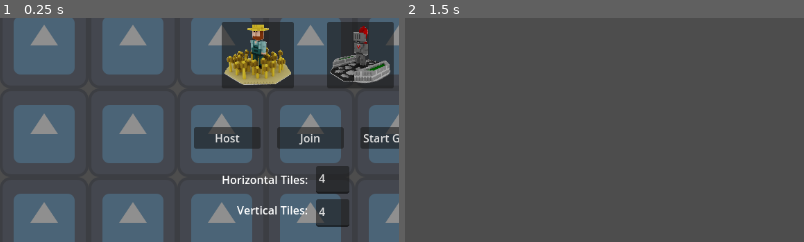
Above: before the commit, frames 1-2 (left to right).
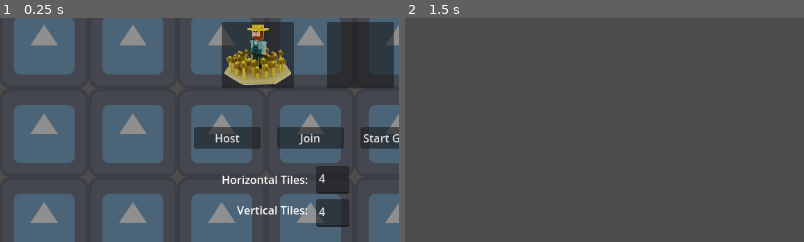
Above: after the commit, the same moments.

Repository: jaydlidd/Majestiq
Game: Godot game, scene res://Scenes/server_controller.tscn
Two runs of this game, one before a commit and one after it. Both use one fixed random seed, a clock stepped at 60 frames per second and the inputs below. The engine's default icon, where the game draws it, is replaced by a stand-in: a white triangle on a blue panel in a dark square.
Inputs (mouse positions are % of the whole screen's width and height, from its top left):
- Up to frame 1 (0.25 s): no input
- Up to frame 2 (1.5 s): click "Start Game" at 0.5 s; tap Enter at 1.25 s; move the mouse to (72, 45) at 1.27 s; hold D (move_right) from 1.28 s (still down); tap Mouse wheel down (mouse_scroll_down) at 1.35 s
The pictures show only the part of the screen within x 11-61%, y 24-74%; the shares and areas given below are measured in that part.

The runs differ from the first frame. In frame 1, 1.5% of the frame differs, in the area x 82-98%, y 3-30%; in frame 2, nothing differs.

Commit message:
16/2 :sparkles: Added visible inventory for player
+ Added player's inventory on main_game screen unique to each player

Diff:
--- a/Scenes/main_game.tscn
+++ b/Scenes/main_game.tscn
@@ -10,3 +10,19 @@
 
 [node name="DirectionalLight3D" type="DirectionalLight3D" parent="."]
 transform = Transform3D(1, 0, 0, 0, 1.19249e-08, 1, 0, -1, 1.19249e-08, 0, 0, 0)
+
+[node name="Inventory" type="ScrollContainer" parent="."]
+anchors_preset = 7
+anchor_left = 0.5
+anchor_top = 1.0
+anchor_right = 0.5
+anchor_bottom = 1.0
+offset_left = -214.0
+offset_top = -123.0
+offset_right = 186.0
+offset_bottom = -23.0
+grow_horizontal = 2
+grow_vertical = 0
+
+[node name="HBoxContainer" type="HBoxContainer" parent="Inventory"]
+layout_mode = 2
--- a/Scripts/piece_button.gd
+++ b/Scripts/piece_button.gd
@@ -1,6 +1,10 @@
 extends Button
 
+@export var button_icon:Texture2D
 var count:int = 0
 
 func _on_pressed():
 	count += 1
+
+func _ready():
+	icon = button_icon							# Set the button icon
--- a/Scripts/scene_manager.gd
+++ b/Scripts/scene_manager.gd
@@ -5,6 +5,12 @@
 # Preloaded map tiles
 var sand_tile:PackedScene = preload("res://Scenes/Map Tiles/sand_tile.tscn")
 var grass_tile:PackedScene = preload("res://Scenes/Map Tiles/grass_tile.tscn")
+
+# Preloaded pieces
+var knight_piece:PackedScene = preload("res://UI/Buttons/knight_button.tscn")
+var farmer_piece:PackedScene = preload("res://UI/Buttons/farmer_button.tscn")
+var piece_button:Node
+var count:int = 0
 
 # Called when the node enters the scene tree for the first time.
 func _ready():
@@ -16,6 +22,23 @@
 		print(str(GameManager.players[player].id) + str(GameManager.players[player].inventory))
 	# Generate the map tiles into the world
 	generate_map_tiles(GameManager.map_tiles, GameManager.horizontal_tiles, GameManager.vertical_tiles)
+	populate_inventory()
+
+func populate_inventory():
+	for player in GameManager.players:										# For each player in the game
+		if GameManager.players[player].id == multiplayer.get_unique_id():	# If the current player id matches the player dict
+			var pieces = GameManager.players[player].inventory
+			for current_piece in pieces:									# Create the buttons for each piece
+				match current_piece:
+					"knight":
+						piece_button = knight_piece.instantiate()	# Spawn the button
+						piece_button.name = current_piece		# Name the piece by the provided name in the inventory
+					"farmer":
+						piece_button = farmer_piece.instantiate()	# Spawn the button
+						piece_button.name = current_piece		# Name the piece by the provided name in the inventory
+				count += 1
+				piece_button.position = Vector2(8+(count*(100+8)),0)
+				get_node("Inventory/HBoxContainer").add_child(piece_button)
 
 # Design a map of tiles of a preset size with the available tiles
 func generate_map_tiles(map:Array, x:int, y:int):
--- a/UI/Buttons/farmer_button.tscn
+++ b/UI/Buttons/farmer_button.tscn
@@ -4,6 +4,7 @@
 [ext_resource type="Script" path="res://Scripts/piece_button.gd" id="2_ag0uc"]
 
 [node name="FarmerPiece" type="Button"]
+custom_minimum_size = Vector2(96, 96)
 anchors_preset = 8
 anchor_left = 0.5
 anchor_top = 0.5
@@ -11,14 +12,18 @@
 anchor_bottom = 0.5
 offset_left = -128.0
 offset_top = -128.0
-offset_right = 128.0
-offset_bottom = 128.0
+offset_right = -32.0
+offset_bottom = -32.0
 grow_horizontal = 2
 grow_vertical = 2
-size_flags_horizontal = 4
-size_flags_vertical = 4
+size_flags_horizontal = 3
 icon = ExtResource("1_dqy1n")
 expand_icon = true
 script = ExtResource("2_ag0uc")
+button_icon = ExtResource("1_dqy1n")
+
+[node name="Sprite2D" type="Sprite2D" parent="."]
+visible = false
+texture = ExtResource("1_dqy1n")
 
 [connection signal="pressed" from="." to="." method="_on_pressed"]
